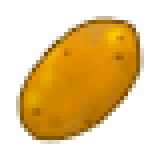
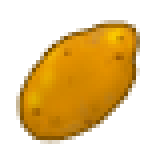
Comparing the layer stacks of the two 160 × 160 images. Changes:
painted on "Фигура 4" over 48, 20, 140, 108
